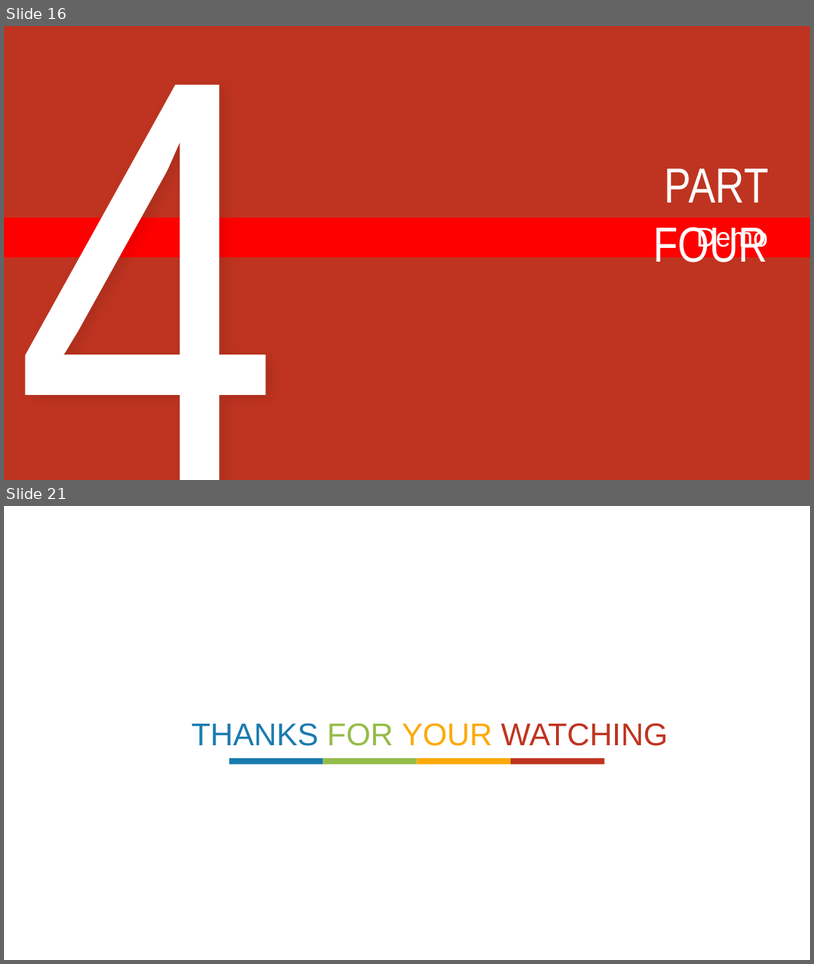
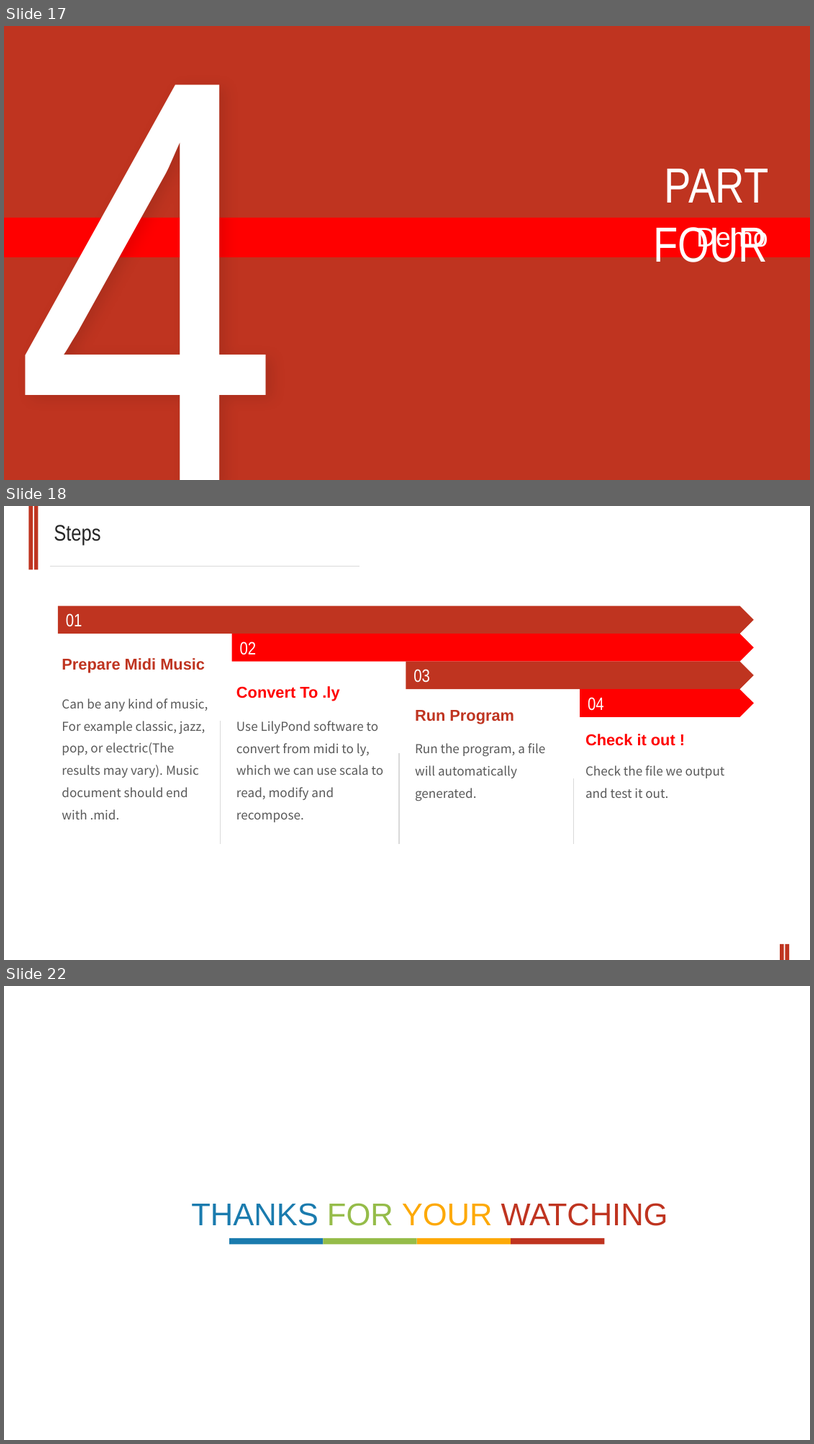
Before and after one commit to yingy4/Team4-Final-Project, a slide deck: Final Presentation.pptx. Shown one above the other, each under a label of ours: slides 16 and 21 before the commit, slides 17, 18 and 22 after it; the slides between them are not shown. The pictures are 814x964 and 814x1444 pixels, drawn with LibreOffice and Linux fonts; fonts in the diff are those of the drawing. Boxes give left, top, right and bottom in pixels: in the first picture for what was removed or moved away, otherwise in the second. Text is boxed around its words. In the diff, an @@ line names an element or a change of style, - is before the commit and + after.

```diff
--- a/Final Presentation.pptx
+++ b/Final Presentation.pptx
@@ slide 18 added at bbox=[4, 506, 810, 960], background #FFFFFF @@
@@ rectangle added at bbox=[29, 506, 33, 569], fill #BF3420 @@
@@ rectangle added at bbox=[34, 506, 38, 569], fill #BF3420 @@
@@ text added at bbox=[54, 525, 100, 545], 20 pt, text #262626 @@
+Steps
@@ line added from (50, 566) to (360, 566), #D9D9D9 0.75 pt @@
@@ pentagon arrow added at bbox=[58, 606, 754, 633], fill #BF3420, 16 pt, text #FFFFFF @@
+01
@@ pentagon arrow added at bbox=[232, 633, 754, 661], fill #FF0000, 16 pt, text #FFFFFF @@
+02
@@ text added at bbox=[62, 658, 205, 673], 14 pt, text #BF3420, bold @@
+Prepare Midi Music
@@ pentagon arrow added at bbox=[406, 662, 755, 689], fill #BF3420, 16 pt, text #FFFFFF @@
+03
@@ text added at bbox=[62, 698, 208, 819], 11 pt, text #595959 @@
+Can be any kind of music,
+For example classic, jazz, pop, or electric(The results may vary). Music document should end with .mid.
@@ text added at bbox=[237, 686, 340, 700], 14 pt, text #FF0000, bold @@
+Convert To .ly
@@ pentagon arrow added at bbox=[580, 689, 754, 716], fill #FF0000, 16 pt, text #FFFFFF @@
+04
@@ line added from (221, 721) to (221, 844), #D9D9D9 0.75 pt @@
@@ text added at bbox=[237, 721, 384, 822], 11 pt, text #595959 @@
+Use LilyPond software to convert from midi to ly, which we can use scala to read, modify and recompose.
@@ text added at bbox=[415, 710, 514, 723], 14 pt, text #BF3420, bold @@
+Run Program
@@ text added at bbox=[415, 743, 546, 801], 11 pt, text #595959 @@
+Run the program, a file will automatically generated.
@@ text added at bbox=[586, 734, 676, 746], 14 pt, text #FF0000, bold @@
+Check it out !
@@ line added from (399, 753) to (399, 844), #D9D9D9 0.75 pt @@
@@ line added from (574, 779) to (574, 844), #D9D9D9 0.75 pt @@
@@ text added at bbox=[586, 765, 725, 798], 11 pt, text #595959 @@
+Check the file we output and test it out.
@@ rectangle added at bbox=[781, 944, 784, 960], fill #BF3420 @@
@@ rectangle added at bbox=[785, 944, 790, 960], fill #BF3420 @@
@@ what was slide 16 is now slide 17 @@
@@ what was slide 21 is now slide 22 @@
```
Also in this commit, not shown: 2 slides changed, 4 other slides added, 4 slides removed.
